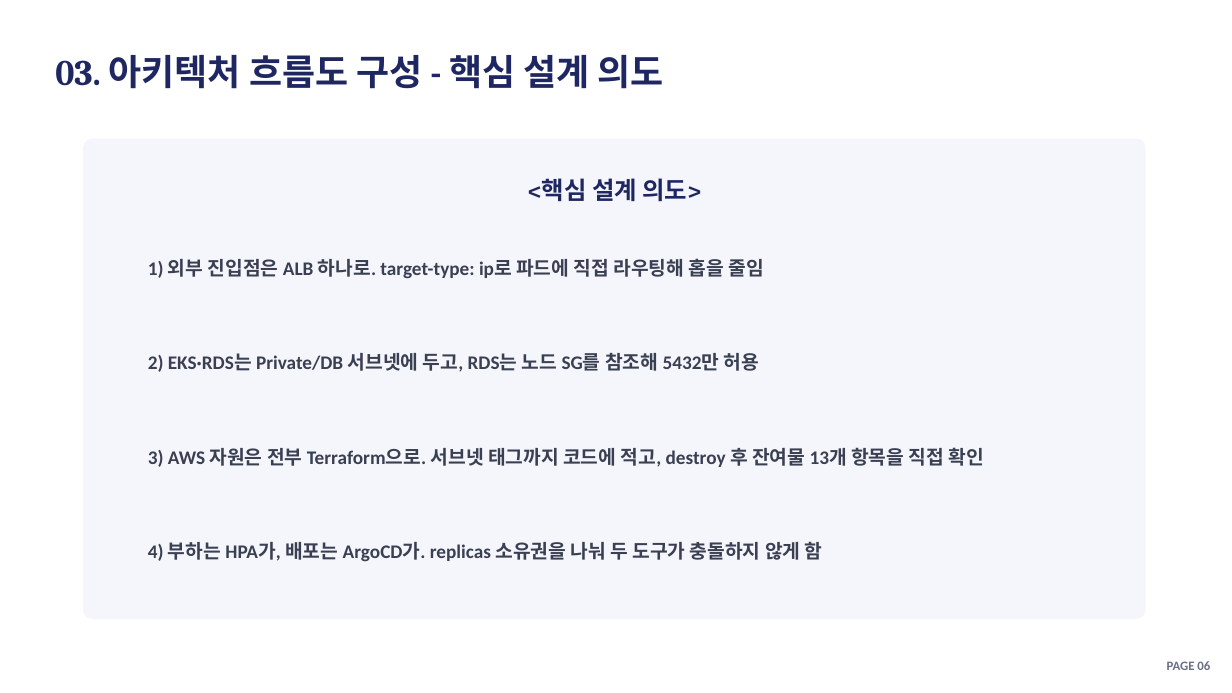
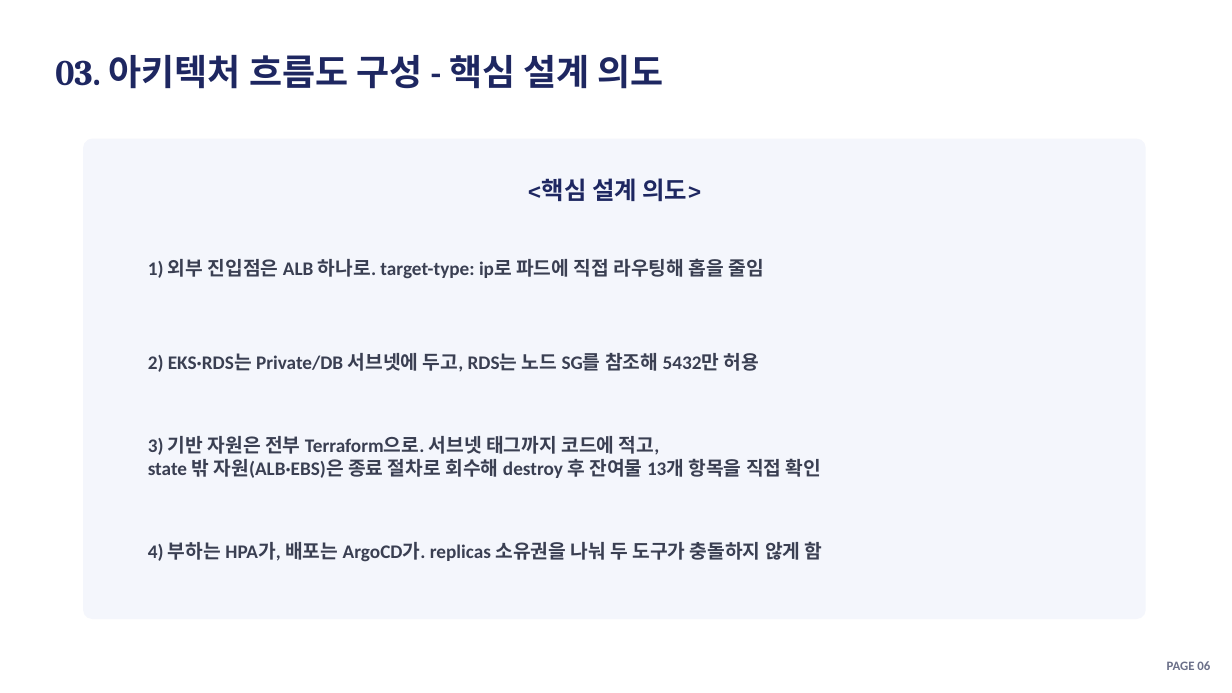
Before and after one commit to soc05272/eks-gitops-portfolio, a slide deck: slide 6 of docs/presentation.pptx. Drawn at 1232x693 pixels with LibreOffice and Linux fonts; fonts in the diff are those of the drawing. Boxes give left, top, right and bottom in pixels: in the first picture for what was removed or moved away, otherwise in the second. Text is boxed around its words. In the diff, an @@ line names an element or a change of style, - is before the commit and + after.

```diff
--- a/docs/presentation.pptx
+++ b/docs/presentation.pptx
@@ text at (x1=148, y1=436, x2=821, y2=478): text changed @@
-3) AWS 자원은 전부 Terraform으로. 서브넷 태그까지 코드에 적고, destroy 후 잔여물 13개 항목을 직접 확인
+3) 기반 자원은 전부 Terraform으로. 서브넷 태그까지 코드에 적고,
+state 밖 자원(ALB·EBS)은 종료 절차로 회수해 destroy 후 잔여물 13개 항목을 직접 확인
```
Also in this commit, not shown: 8 other slides changed, 10 other files.
